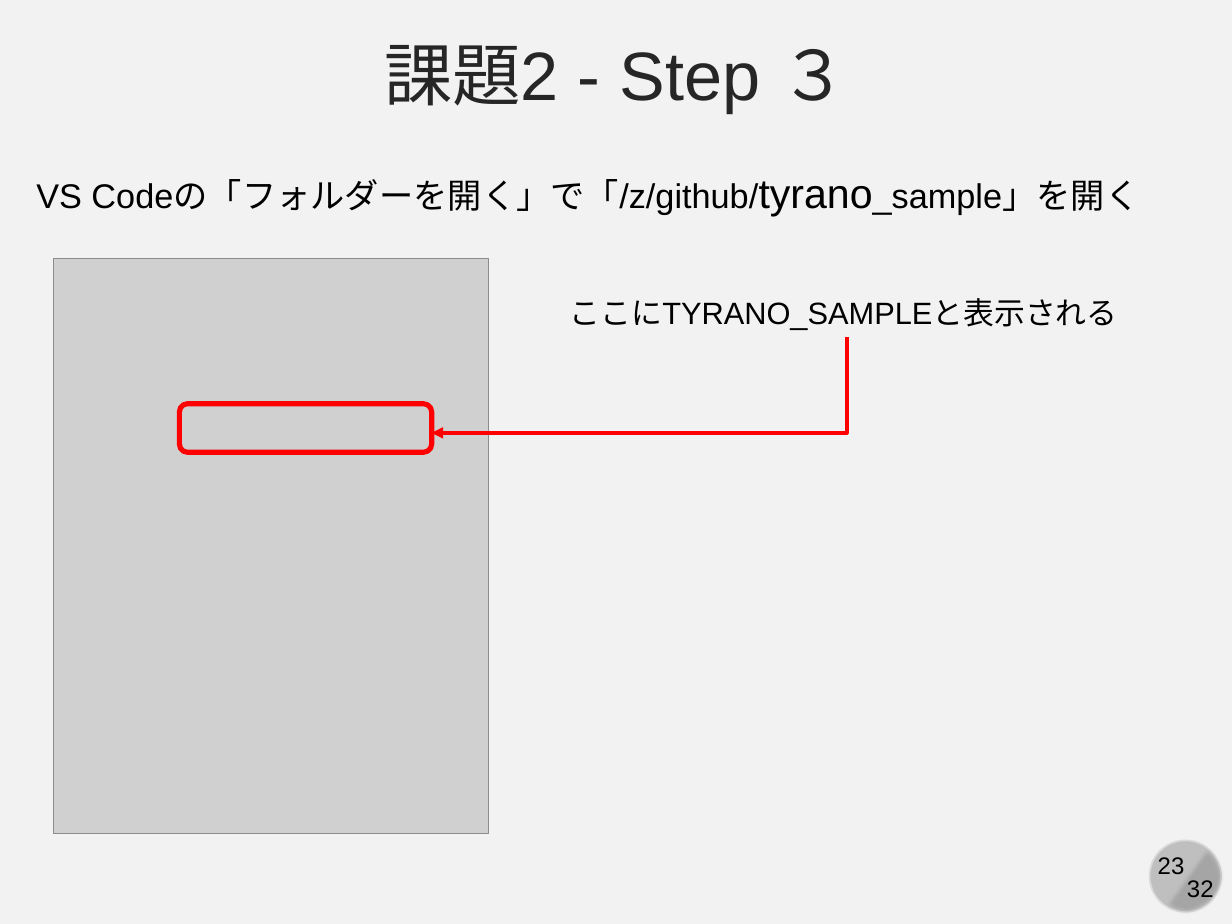
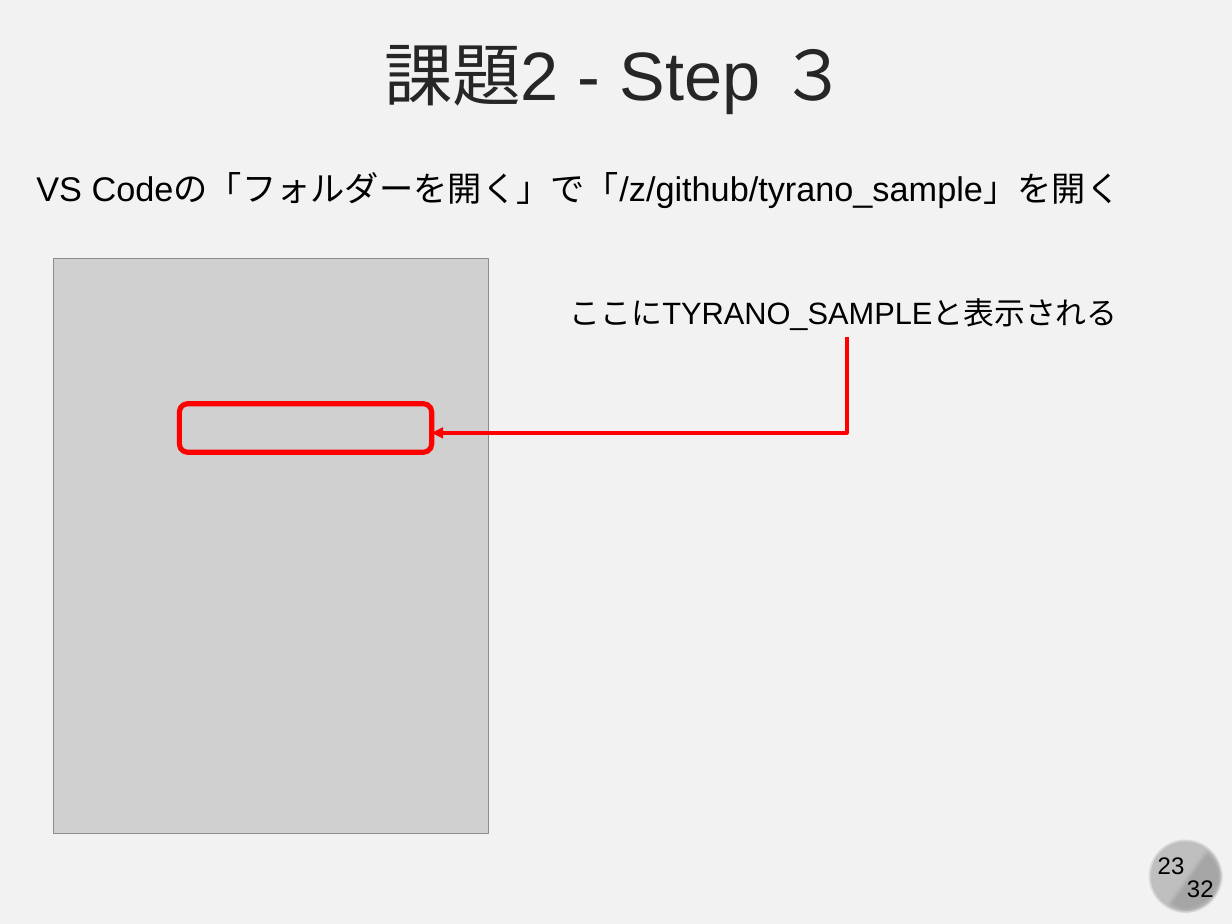
Before and after one commit to kaityo256/github, a slide deck: slide 23 of practice_github_advanced/fig/slide.pptx. Drawn at 1232x924 pixels with LibreOffice and Linux fonts; fonts in the diff are those of the drawing; grey boxes stand for pictures. Boxes give left, top, right and bottom in pixels: in the first picture for what was removed or moved away, otherwise in the second. Text is boxed around its words. In the diff, an @@ line names an element or a change of style, - is before the commit and + after.

Commit message:
:memo: フォルダの開き方を追加

```diff
--- a/practice_github_advanced/fig/slide.pptx
+++ b/practice_github_advanced/fig/slide.pptx
@@ text "VS Codeの「フォルダーを開く」で「/z/github/tyrano_sample」を開く" at <box>36,174,1121,208</box>: size 24 to 20 pt in "Codeの「フォルダーを開く」で「/z/github/tyrano_sample」を開く" @@
```
Also in this commit, not shown: 6 other slides changed, 3 other files.
